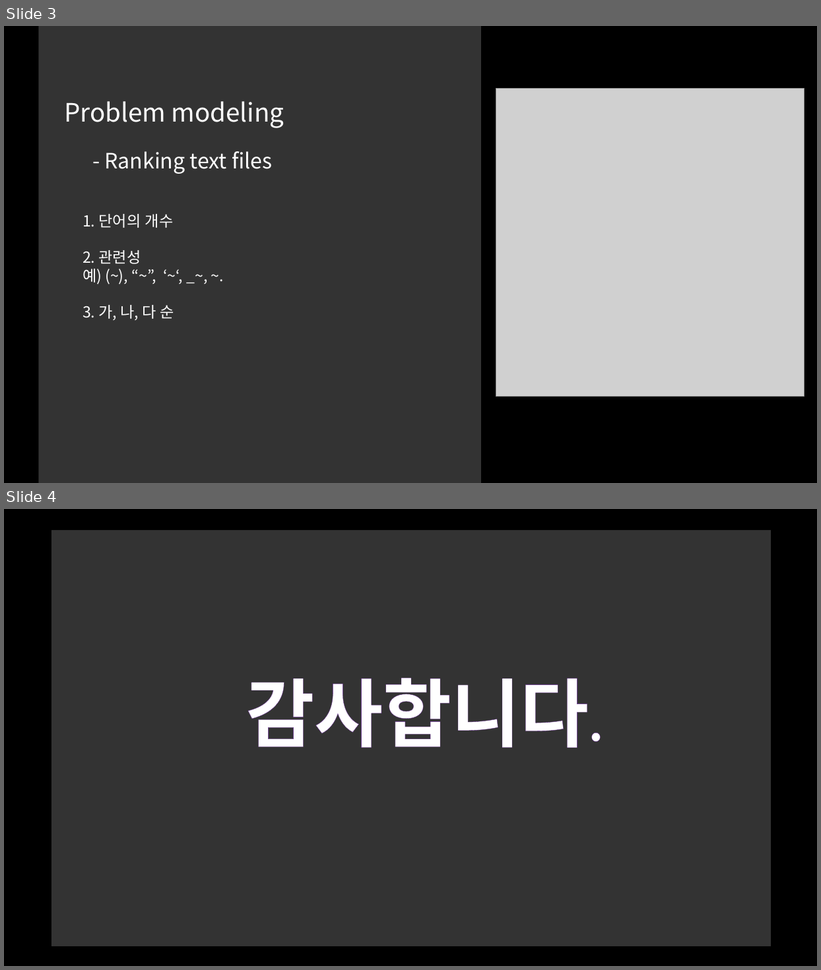
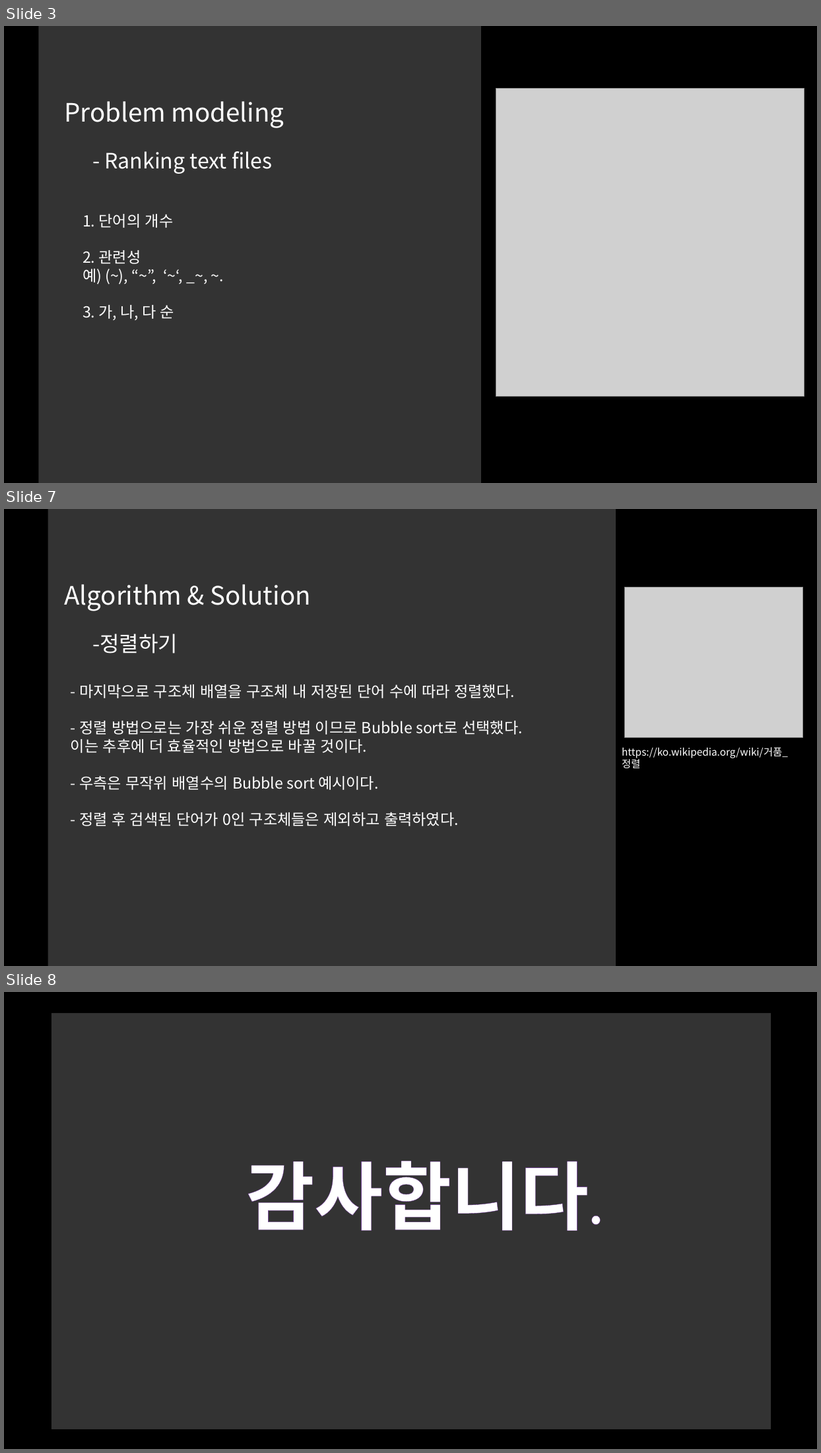
Before and after one commit to kimlohen/sw-2-project, a slide deck: 프밍 프로젝트.pptm. Shown one above the other, each under a label of ours: slides 3 and 4 before the commit, slides 3, 7 and 8 after it; the slides between them are not shown. The pictures are 821x970 and 821x1453 pixels, drawn with LibreOffice and Linux fonts; fonts in the diff are those of the drawing; grey boxes stand for pictures. Boxes give left, top, right and bottom in pixels: in the first picture for what was removed or moved away, otherwise in the second. Text is boxed around its words. In the diff, an @@ line names an element or a change of style, - is before the commit and + after.

```diff
--- a/프밍 프로젝트.pptm
+++ b/프밍 프로젝트.pptm
@@ slide 7 added at <box>4,509,817,966</box>, background #000000 @@
@@ rectangle added at <box>48,509,616,966</box>, fill #FFFFFF at 20% opacity @@
@@ text added at <box>64,584,310,611</box>, 30 pt, text #FFFFFF @@
+Algorithm & Solution
@@ picture added at <box>625,587,803,738</box> @@
@@ text added at <box>92,634,178,654</box>, 25 pt, text #FFFFFF @@
+-정렬하기
@@ text added at <box>71,685,522,826</box>, 18 pt, text #FFFFFF @@
+- 마지막으로 구조체 배열을 구조체 내 저장된 단어 수에 따라 정렬했다.
+- 정렬 방법으로는 가장 쉬운 정렬 방법 이므로 Bubble sort로 선택했다.
+이는 추후에 더 효율적인 방법으로 바꿀 것이다.
+- 우측은 무작위 배열수의 Bubble sort 예시이다.
+- 정렬 후 검색된 단어가 0인 구조체들은 제외하고 출력하였다.
@@ text added at <box>622,747,788,769</box>, 12 pt, text #FFFFFF @@
+https://ko.wikipedia.org/wiki/거품_정렬
@@ what was slide 4 is now slide 8 @@
```
Also in this commit, not shown: 3 other slides added, 8 other files.
